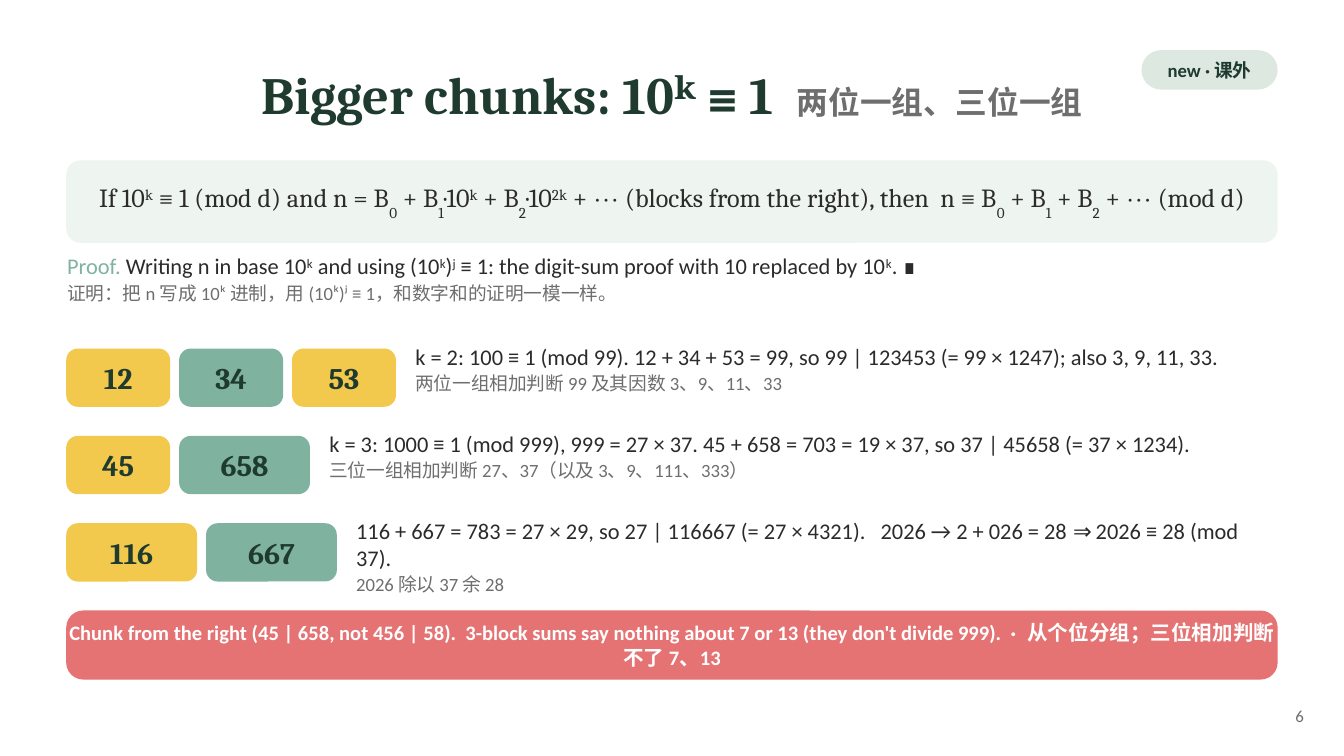
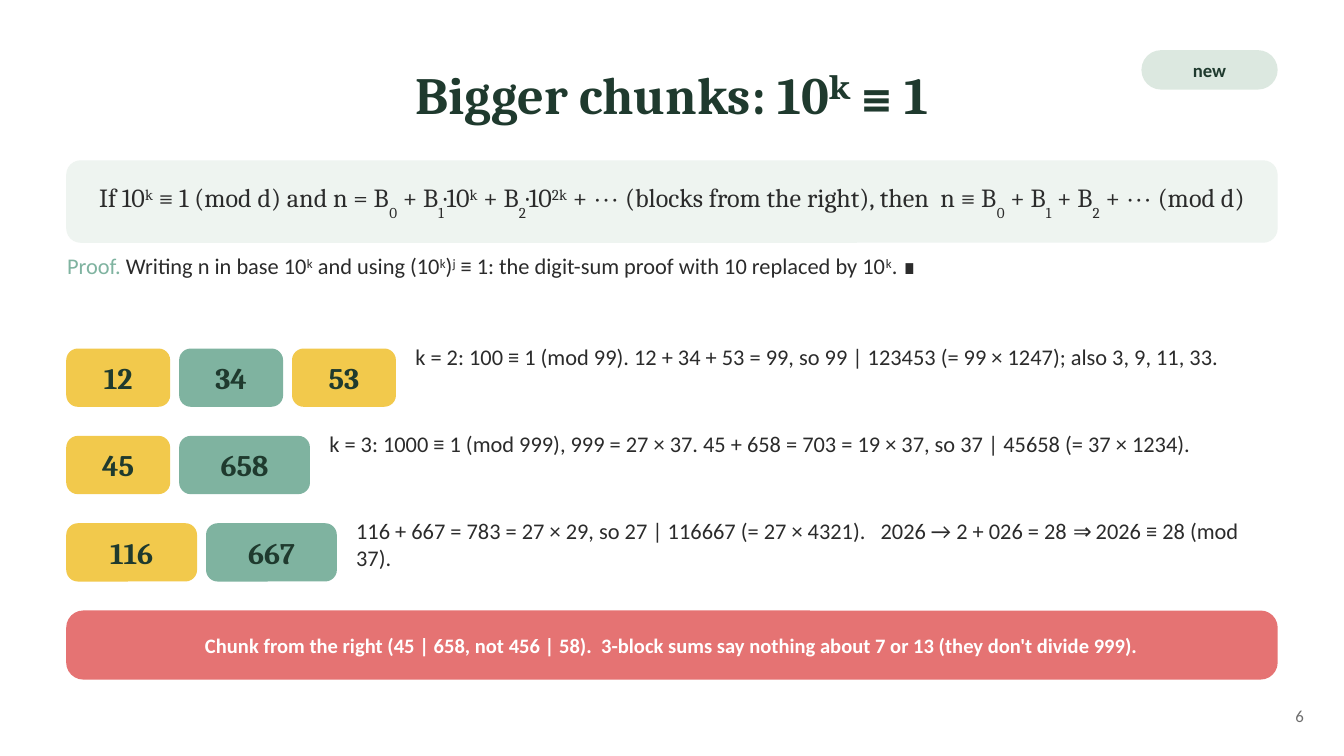
Before and after one commit to ZhihengLi0/math5248, a slide deck: slide 6 of slides/full.pptx. Drawn at 1344x756 pixels with LibreOffice and Linux fonts; fonts in the diff are those of the drawing. Boxes give left, top, right and bottom in pixels: in the first picture for what was removed or moved away, otherwise in the second. Text is boxed around its words. In the diff, an @@ line names an element or a change of style, - is before the commit and + after.

```diff
--- a/slides/full.pptx
+++ b/slides/full.pptx
@@ title at (416,77,928,125): text changed @@
-Bigger chunks: 10ᵏ ≡ 1 两位一组、三位一组
+Bigger chunks: 10ᵏ ≡ 1
@@ text at (1193,68,1226,77): text changed @@
-new · 课外
+new
@@ less space between paragraphs in 4 elements at (356,523,1238,569), (415,349,1217,368), (329,436,1190,455), (67,258,858,278) @@
@@ text at (67,284,617,303): paragraph removed @@
-证明：把 n 写成 10ᵏ 进制，用 (10ᵏ)ʲ ≡ 1，和数字和的证明一模一样。
@@ text at (415,374,782,392): paragraph removed @@
-两位一组相加判断 99 及其因数 3、9、11、33
@@ text at (329,461,748,479): paragraph removed @@
-三位一组相加判断 27、37（以及 3、9、111、333）
@@ text at (356,575,504,593): paragraph removed @@
-2026 除以 37 余 28
@@ text at (205,638,1137,657): text changed @@
-Chunk from the right (45 | 658, not 456 | 58). 3-block sums say nothing about 7 or 13 (they don't divide 999). · 从个位分组；三位相加判断不了 7、13
+Chunk from the right (45 | 658, not 456 | 58). 3-block sums say nothing about 7 or 13 (they don't divide 999).
```
Also in this commit, not shown: 21 other slides changed, 5 other files.
